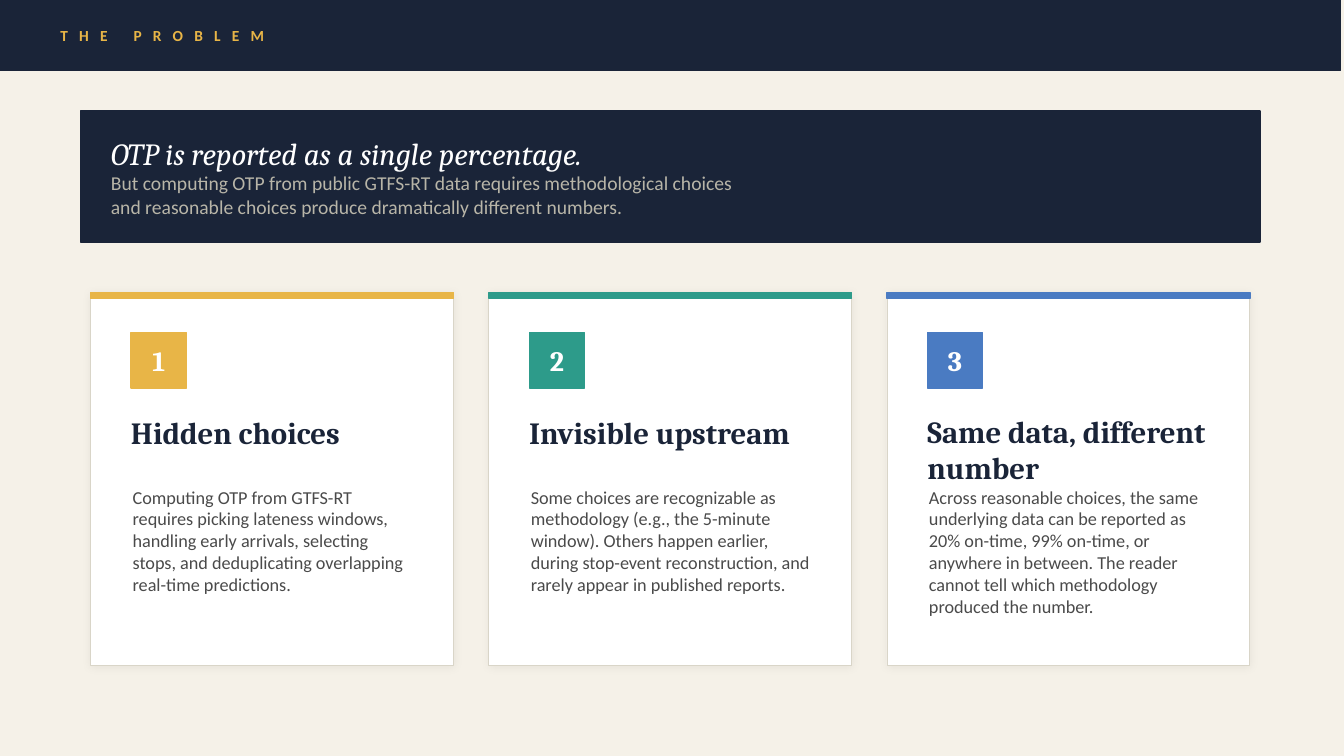
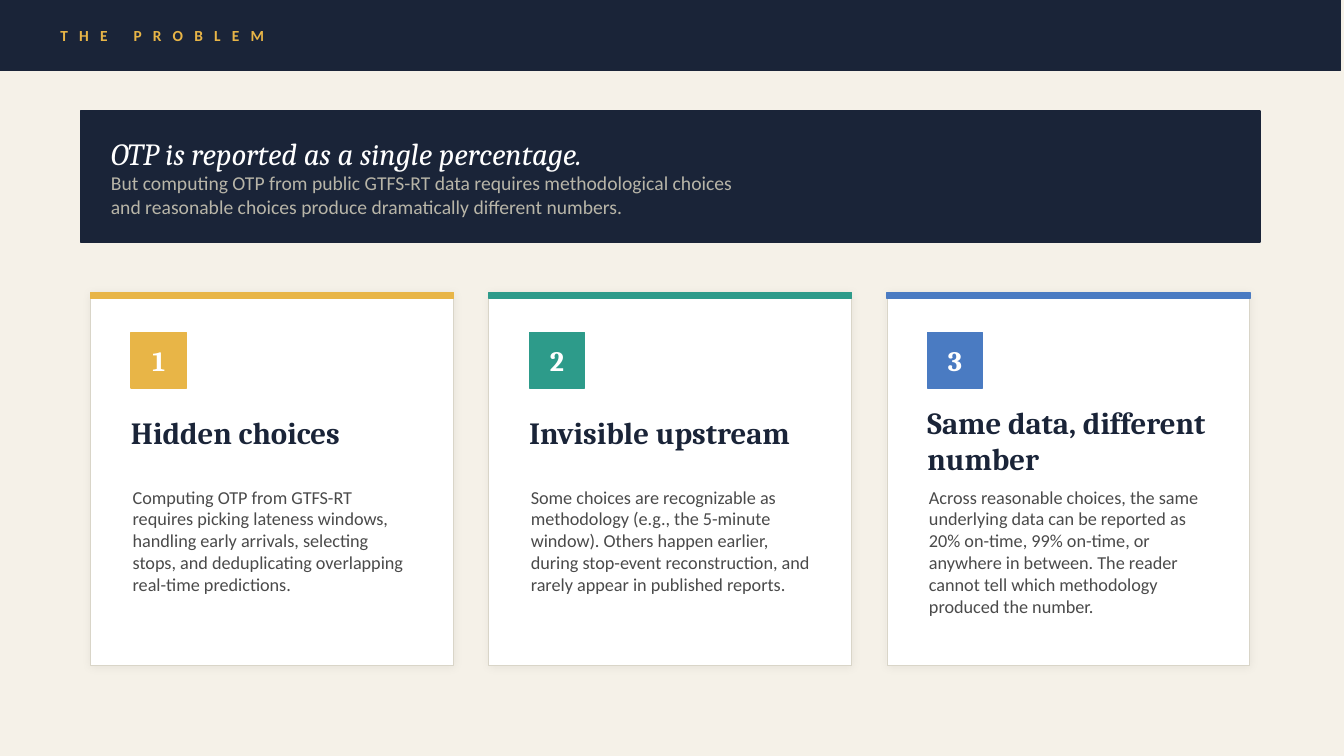
Before and after one commit to tobibussiek/TransitKPIFramework, a slide deck: slide 2 of docs/KPI_Robustness_Final_Presentation.pptx. Drawn at 1344x756 pixels with LibreOffice and Linux fonts; fonts in the diff are those of the drawing. Boxes give left, top, right and bottom in pixels: in the first picture for what was removed or moved away, otherwise in the second. Text is boxed around its words. In the diff, an @@ line names an element or a change of style, - is before the commit and + after.

```diff
--- a/docs/KPI_Robustness_Final_Presentation.pptx
+++ b/docs/KPI_Robustness_Final_Presentation.pptx
@@ text "Same data, different number": place and size @@
-text "Same data, different number" at <box>927,421,1205,480</box>
+text "Same data, different number" at <box>927,412,1205,471</box>
```
Also in this commit, not shown: 5 other slides changed, 4 other files.
